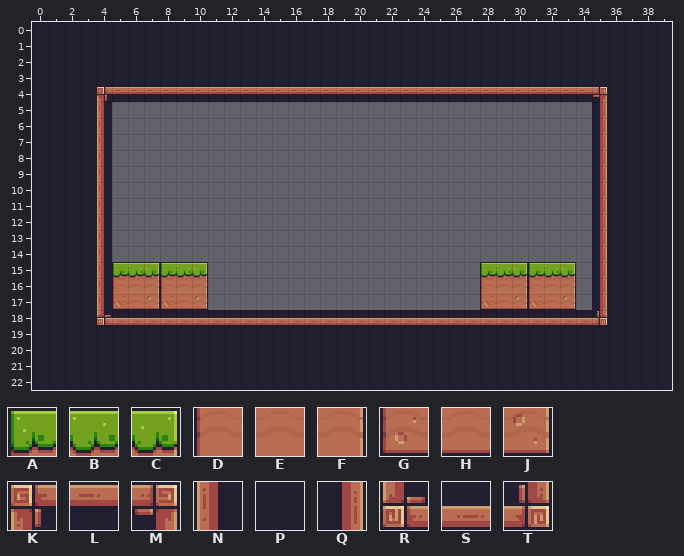
A Tiled map gets an edit: assets/tiles/Level-01.tmx. This is how it looked before the edit.
Cells are 16x16 px. Shown: x 0..39, y 0..22.
Key: from "Pixel Adventure": A 6, B 7, C 8, D 28, E 29, F 30, G 50, H 51, J 52, K 88, L 89, M 90, N 110, P 111, Q 112, R 132, S 133, T 134.
_ is an empty cell.
Layer "Background" before, first column x 0:
 0 PPPPPPPPPPPPPPPPPPPPPPPPPPPPPPPPPPPPPPPP
 1 PPPPPPPPPPPPPPPPPPPPPPPPPPPPPPPPPPPPPPPP
 2 PPPPPPPPPPPPPPPPPPPPPPPPPPPPPPPPPPPPPPPP
 3 PPPPPPPPPPPPPPPPPPPPPPPPPPPPPPPPPPPPPPPP
 4 PPPPKLLLLLLLLLLLLLLLLLLLLLLLLLLLLLLMPPPP
 5 PPPPN______________________________QPPPP
 6 PPPPN______________________________QPPPP
 7 PPPPN______________________________QPPPP
 8 PPPPN______________________________QPPPP
 9 PPPPN______________________________QPPPP
10 PPPPN______________________________QPPPP
11 PPPPN______________________________QPPPP
12 PPPPN______________________________QPPPP
13 PPPPN______________________________QPPPP
14 PPPPN______________________________QPPPP
15 PPPPNABCABC_________________ABCABC_QPPPP
16 PPPPNDEFDEF_________________DEFDEF_QPPPP
17 PPPPNGHJGHJ_________________GHJGHJ_QPPPP
18 PPPPRSSSSSSSSSSSSSSSSSSSSSSSSSSSSSSTPPPP
19 PPPPPPPPPPPPPPPPPPPPPPPPPPPPPPPPPPPPPPPP
20 PPPPPPPPPPPPPPPPPPPPPPPPPPPPPPPPPPPPPPPP
21 PPPPPPPPPPPPPPPPPPPPPPPPPPPPPPPPPPPPPPPP
22 PPPPPPPPPPPPPPPPPPPPPPPPPPPPPPPPPPPPPPPP
After the commit:
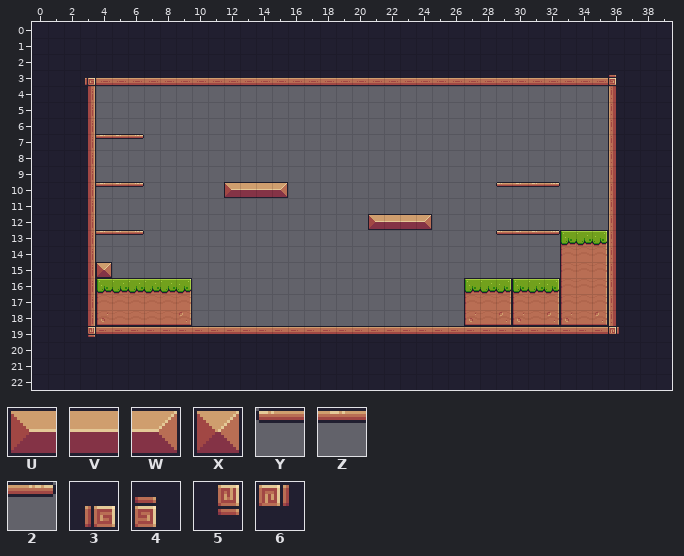
Further tiles: from "Pixel Adventure": U 12, V 13, W 14, X 34, Y 39, Z 40, 2 41, 3 91, 4 92, 5 113, 6 114.
Difference:
Layer "Background":
y 3: x 3..36 PPPPPPPPPPPPPPPPPPPPPPPPPPPPPPPPPP -> 3SSSSSSSSSSSSSSSSSSSSSSSSSSSSSSSS4
y 4: x 3..36 PKLLLLLLLLLLLLLLLLLLLLLLLLLLLLLLMP -> Q________________________________N
y 5..6: x 3..4 PN -> Q_; x 35..36 QP -> _N
y 7: x 3..6 PN__ -> QZZ2; x 35..36 QP -> _N
y 8..9: x 3..4 PN -> Q_; x 35..36 QP -> _N
y 10: x 3..6 PN__ -> QZZ2; x 12..15 ____ -> UVVW; x 29..32 ____ -> YZZ2; x 35..36 QP -> _N
y 11: x 3..4 PN -> Q_; x 35..36 QP -> _N
y 12: x 3..4 PN -> Q_; x 21..24 ____ -> UVVW; x 35..36 QP -> _N
y 13: x 3..6 PN__ -> QZZ2; x 29..36 ______QP -> YZZ2ABCN
y 14: x 3..4 PN -> Q_; x 33..36 __QP -> DEFN
y 15: x 3..10 PNABCABC -> QX______; x 28..36 ABCABC_QP -> _____DEFN
y 16: x 3..10 PNDEFDEF -> QABBBBC_; x 27..36 _DEFDEF_QP -> ABCABCDEFN
y 17: x 3..10 PNGHJGHJ -> QDEEEEF_; x 27..36 _GHJGHJ_QP -> DEFDEFDEFN
y 18: x 3..36 PRSSSSSSSSSSSSSSSSSSSSSSSSSSSSSSTP -> QGHHHHJ_________________GHJGHJGHJN
y 19: x 3..36 PPPPPPPPPPPPPPPPPPPPPPPPPPPPPPPPPP -> 5LLLLLLLLLLLLLLLLLLLLLLLLLLLLLLLL6
